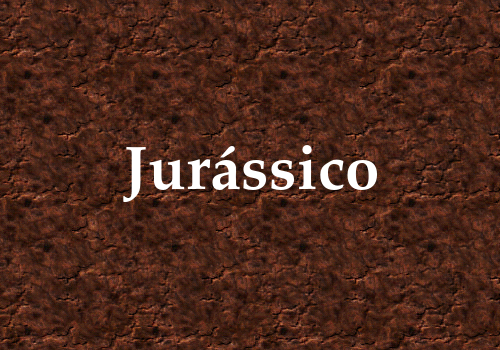
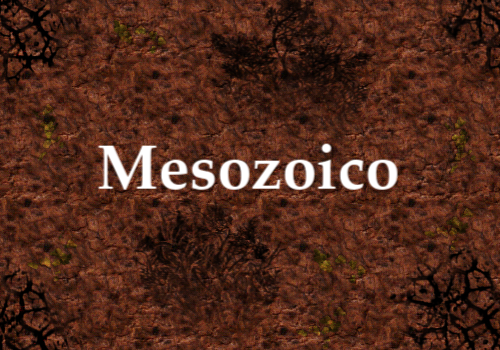
Layers edited between the first and the second 500px x 350px image:
renamed "Jurássico" to "Mesozoico", painted on it over [97, 143, 398, 203]
added layer "Camada0" (overlay) above "Camada-2" over [0, 0, 500, 350]
"Camada-2": blend overlay → soft light over [0, 0, 500, 350]
